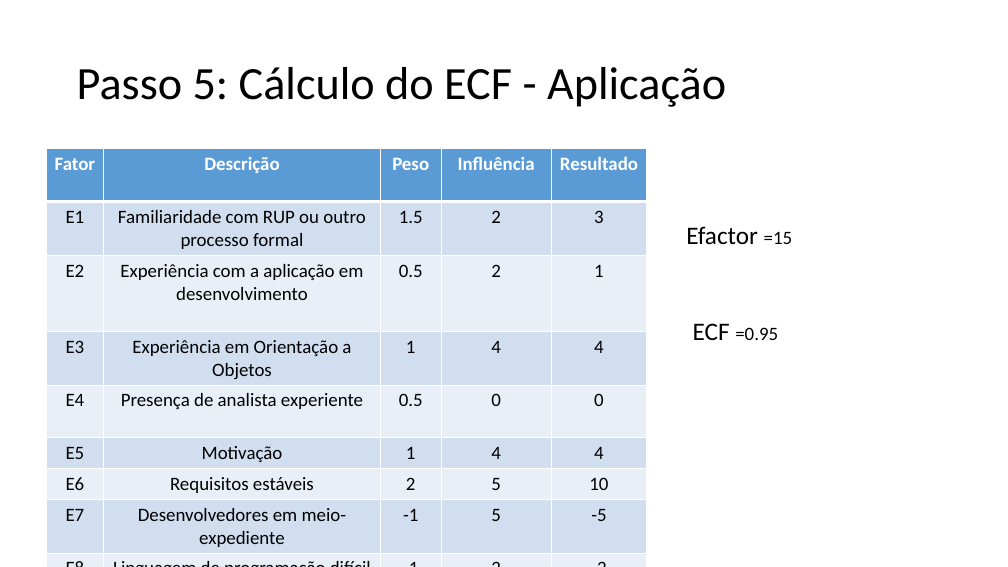
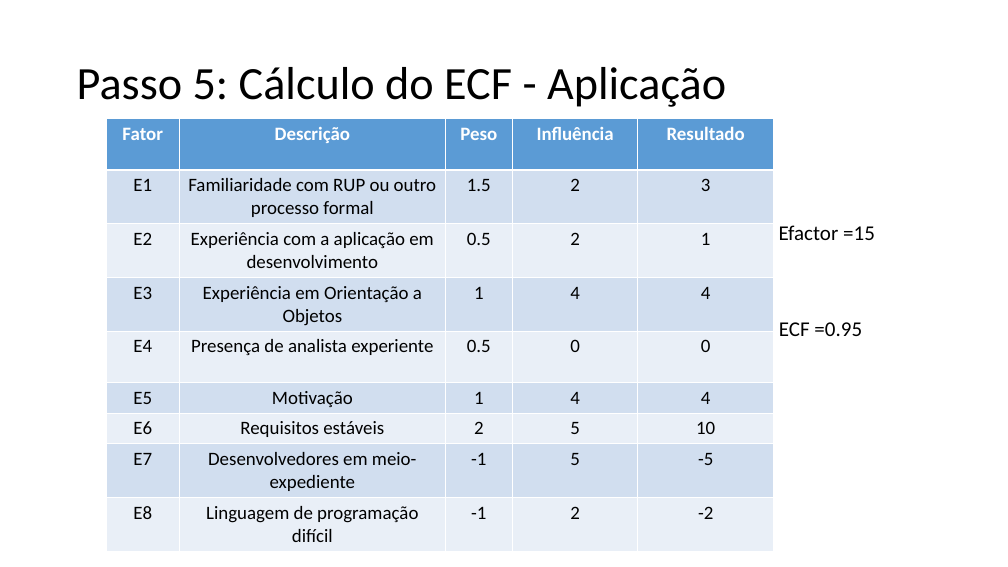
Before and after one commit to pedrolugao/EngSoft-2017.1-UFJF, a slide deck: slide 14 of Diagramas UML/Estimativas.pptx. Drawn at 1008x567 pixels with LibreOffice and Linux fonts; fonts in the diff are those of the drawing. Boxes give left, top, right and bottom in pixels: in the first picture for what was removed or moved away, otherwise in the second. Text is boxed around its words. In the diff, an @@ line names an element or a change of style, - is before the commit and + after.

```diff
--- a/Diagramas UML/Estimativas.pptx
+++ b/Diagramas UML/Estimativas.pptx
@@ table: place and size @@
-table at box(46, 149, 647, 567)
+table at box(106, 119, 774, 546)
@@ text "Efactor =15": place and size @@
-text "Efactor =15" at box(686, 226, 793, 244)
+text "Efactor =15" at box(779, 225, 875, 240)
@@ text "Efactor =15" at box(779, 225, 875, 240): size 24 to 20 pt in "Efactor"; size 18 to 20 pt in "=15" @@
@@ text "ECF =0.95": place and size @@
-text "ECF =0.95" at box(693, 323, 778, 340)
+text "ECF =0.95" at box(779, 322, 862, 336)
@@ text "ECF =0.95" at box(779, 322, 862, 336): size 24 to 20 pt in "ECF"; size 18 to 20 pt in "=0.95" @@
```
Also in this commit, not shown: 4 other slides changed, 2 other files.
